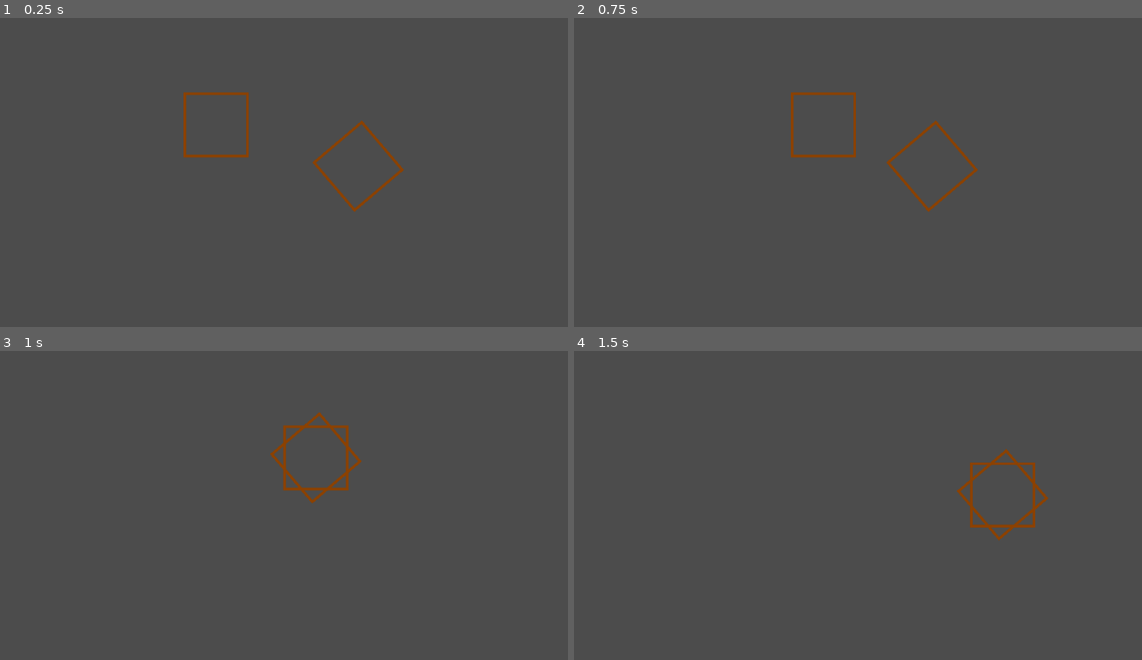
Above: before the commit, frames 1-4 (two rows, left to right).
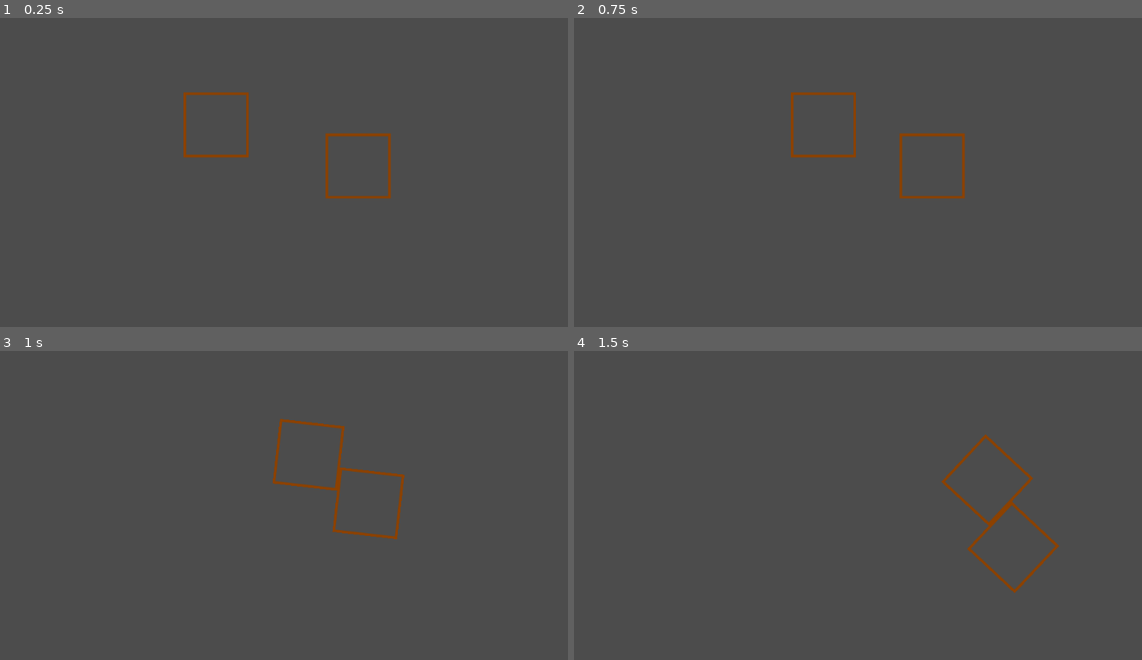
Above: after the commit, the same moments.

Repository: WereDiggle/BumperJigsaw
Game: Godot game, scene res://Levels/TestLevel.tscn
Two runs of this game, one before a commit and one after it. Both use one fixed random seed, a clock stepped at 60 frames per second and the inputs below. The project has no main scene, so this scene is started directly.
Inputs:
- Up to frame 1 (0.25 s): no input
- Up to frame 2 (0.75 s): tap Enter at 0.5 s; hold D (move_right) from 0.53 s (still down)
- Up to frame 3 (1 s): keep holding D (move_right)
- Up to frame 4 (1.5 s): release D (move_right) at 1.28 s; hold S (move_down) from 1.28 s (still down)

The runs differ from the first frame. In frame 1, 0.8% of the frame differs, in the area x 55-72%, y 33-63%; in frame 2, 0.8%; in frame 3, 1.4%, in the area x 47-72%, y 19-61%; in frame 4, 1.4%.

Commit message:
pieces connect on correct side

Diff:
--- a/Levels/TestLevel.tscn
+++ b/Levels/TestLevel.tscn
@@ -25,28 +25,34 @@
 
 [node name="Piece" parent="." instance=ExtResource( 2 )]
 position = Vector2( 701.997, 352.466 )
+puzzle_pos = Vector2( 1, 0 )
 
-[node name="StaticBody2D" type="StaticBody2D" parent="."]
+[node name="Walls" type="Node2D" parent="."]
+__meta__ = {
+"_edit_lock_": true
+}
+
+[node name="StaticBody2D" type="StaticBody2D" parent="Walls"]
 position = Vector2( 509.692, 0 )
 physics_material_override = ExtResource( 3 )
 
-[node name="CollisionShape2D" type="CollisionShape2D" parent="StaticBody2D"]
+[node name="CollisionShape2D" type="CollisionShape2D" parent="Walls/StaticBody2D"]
 shape = SubResource( 1 )
 
-[node name="StaticBody2D4" type="StaticBody2D" parent="."]
+[node name="StaticBody2D4" type="StaticBody2D" parent="Walls"]
 position = Vector2( 1025.21, 322.275 )
 
-[node name="CollisionShape2D" type="CollisionShape2D" parent="StaticBody2D4"]
+[node name="CollisionShape2D" type="CollisionShape2D" parent="Walls/StaticBody2D4"]
 shape = SubResource( 2 )
 
-[node name="StaticBody2D3" type="StaticBody2D" parent="."]
+[node name="StaticBody2D3" type="StaticBody2D" parent="Walls"]
 position = Vector2( -0.458862, 318.56 )
 
-[node name="CollisionShape2D" type="CollisionShape2D" parent="StaticBody2D3"]
+[node name="CollisionShape2D" type="CollisionShape2D" parent="Walls/StaticBody2D3"]
 shape = SubResource( 3 )
 
-[node name="StaticBody2D2" type="StaticBody2D" parent="."]
+[node name="StaticBody2D2" type="StaticBody2D" parent="Walls"]
 position = Vector2( 514.289, 600.776 )
 
-[node name="CollisionShape2D" type="CollisionShape2D" parent="StaticBody2D2"]
+[node name="CollisionShape2D" type="CollisionShape2D" parent="Walls/StaticBody2D2"]
 shape = SubResource( 4 )
--- a/Objects/Piece.tscn
+++ b/Objects/Piece.tscn
@@ -12,9 +12,11 @@
 gravity_scale = 0.0
 linear_damp = 1.0
 script = ExtResource( 3 )
+__meta__ = {
+"_edit_vertical_guides_": [ 434.353, 533.962 ]
+}
 
 [node name="image" type="Sprite" parent="."]
-rotation = 0.866654
 texture = ExtResource( 1 )
 
 [node name="collision_shape" type="CollisionShape2D" parent="."]
@@ -24,12 +26,16 @@
 }
 
 [node name="top_feeler" parent="." instance=ExtResource( 2 )]
+feeler_direction = Vector2( 0, -1 )
 
 [node name="bot_feeler" parent="." instance=ExtResource( 2 )]
 rotation = 4.71239
+feeler_direction = Vector2( 0, 1 )
 
 [node name="left_feeler" parent="." instance=ExtResource( 2 )]
 rotation = 0.0
+feeler_direction = Vector2( -1, 0 )
 
 [node name="right_feeler" parent="." instance=ExtResource( 2 )]
 rotation = 3.14159
+feeler_direction = Vector2( 1, 0 )
--- a/Objects/PieceFeeler.tscn
+++ b/Objects/PieceFeeler.tscn
@@ -3,14 +3,15 @@
 [ext_resource path="res://Scripts/PieceFeeler.gd" type="Script" id=1]
 
 [sub_resource type="RectangleShape2D" id=1]
-extents = Vector2( 10, 49.288 )
+extents = Vector2( 10, 11.4186 )
 
 [node name="Area2D2" type="Area2D"]
 rotation = 1.5708
 script = ExtResource( 1 )
 
 [node name="CollisionShape2D" type="CollisionShape2D" parent="."]
-position = Vector2( -61.3069, 0.187317 )
+position = Vector2( -61.042, 0.187317 )
 shape = SubResource( 1 )
 
+[connection signal="area_entered" from="." to="." method="_on_area_entered"]
 [connection signal="body_entered" from="." to="." method="_on_body_entered"]
--- a/Objects/Player.tscn
+++ b/Objects/Player.tscn
@@ -1,7 +1,8 @@
-[gd_scene load_steps=4 format=2]
+[gd_scene load_steps=5 format=2]
 
 [ext_resource path="res://Assets/brown_square.png" type="Texture" id=1]
 [ext_resource path="res://Scripts/Player.gd" type="Script" id=2]
+[ext_resource path="res://Objects/PieceFeeler.tscn" type="PackedScene" id=3]
 
 [sub_resource type="RectangleShape2D" id=1]
 extents = Vector2( 49.9844, 50.1431 )
@@ -18,3 +19,18 @@
 
 [node name="CollisionShape2D" type="CollisionShape2D" parent="."]
 shape = SubResource( 1 )
+
+[node name="top_feeler" parent="." instance=ExtResource( 3 )]
+feeler_direction = Vector2( 0, -1 )
+
+[node name="bot_feeler" parent="." instance=ExtResource( 3 )]
+rotation = 4.71239
+feeler_direction = Vector2( 0, 1 )
+
+[node name="left_feeler" parent="." instance=ExtResource( 3 )]
+rotation = 0.0
+feeler_direction = Vector2( -1, 0 )
+
+[node name="right_feeler" parent="." instance=ExtResource( 3 )]
+rotation = 3.14159
+feeler_direction = Vector2( 1, 0 )
--- a/Scripts/Piece.gd
+++ b/Scripts/Piece.gd
@@ -3,14 +3,20 @@
 onready var collision_shape = get_node("collision_shape")
 onready var image = get_node("image")
 
+const PIECE_SIZE = 100.0
+
 # Declare member variables here. Examples:
 # var a = 2
 # var b = "text"
+export var puzzle_pos = Vector2(0,0)
 
 func attach_to_player(player):
 	remove_child(collision_shape)
 	remove_child(image)
 
+	var offset = puzzle_pos * PIECE_SIZE
+	collision_shape.position = offset
+	image.position = offset
 	player.add_child(collision_shape)
 	player.add_child(image)
 
--- a/Scripts/PieceFeeler.gd
+++ b/Scripts/PieceFeeler.gd
@@ -1,17 +1,32 @@
 extends Area2D
 
 const Player = preload("res://Scripts/Player.gd")
+var PieceFeeler = get_script()
+
+export var feeler_direction = Vector2(0,0)
 
 onready var piece = get_parent()
+onready var puzzle_pos = piece.puzzle_pos
 
 # Declare member variables here. Examples:
 # var a = 2
 # var b = "text"
 
+func is_twin(other):
+	return puzzle_pos + feeler_direction == other.puzzle_pos && other.puzzle_pos + other.feeler_direction == puzzle_pos
+
+func _on_area_entered(area):
+	if  area is PieceFeeler and area.get_parent() is Player and area.is_twin(self):
+		print(area)
+		piece.attach_to_player(area.get_parent())
+		area.queue_free()
+		queue_free()
+
 func _on_body_entered(node):
-	if node is Player:
-		print(node)
-		piece.attach_to_player(node)
+	pass
+	#if node is Player:
+	#	print(node)
+	#	piece.attach_to_player(node)
 
 # Called when the node enters the scene tree for the first time.
 func _ready():
--- a/Scripts/Player.gd
+++ b/Scripts/Player.gd
@@ -1,5 +1,6 @@
 extends RigidBody2D
 
+export var puzzle_pos = Vector2(0,0)
 
 # Declare member variables here. Examples:
 # var a = 2
